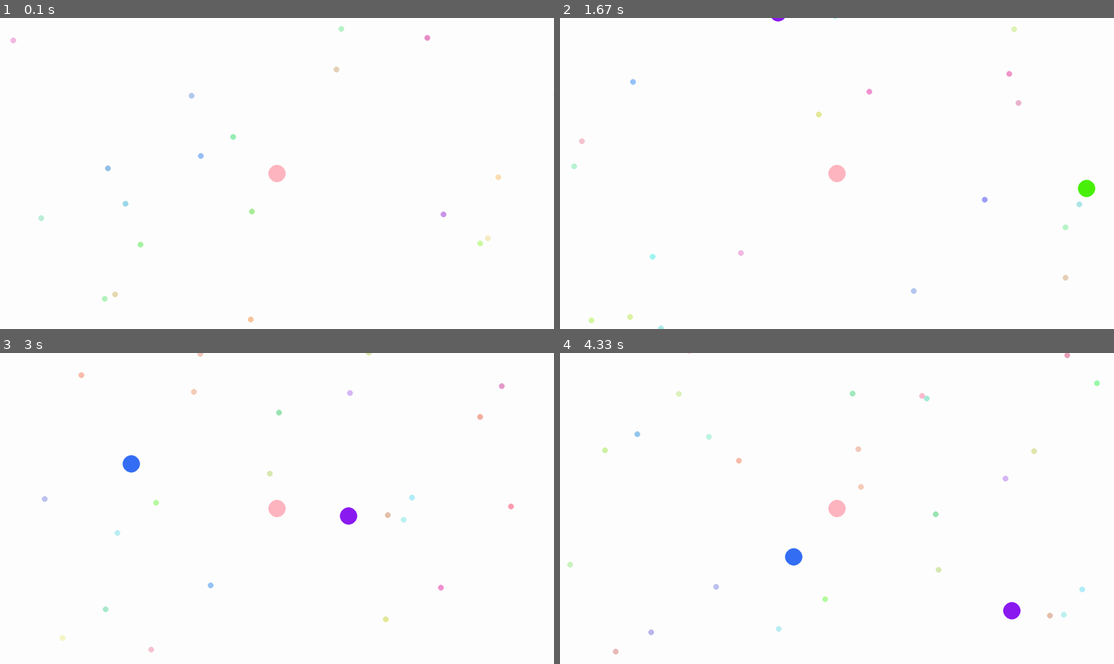
Above: before the commit, frames 1-4 (two rows, left to right).
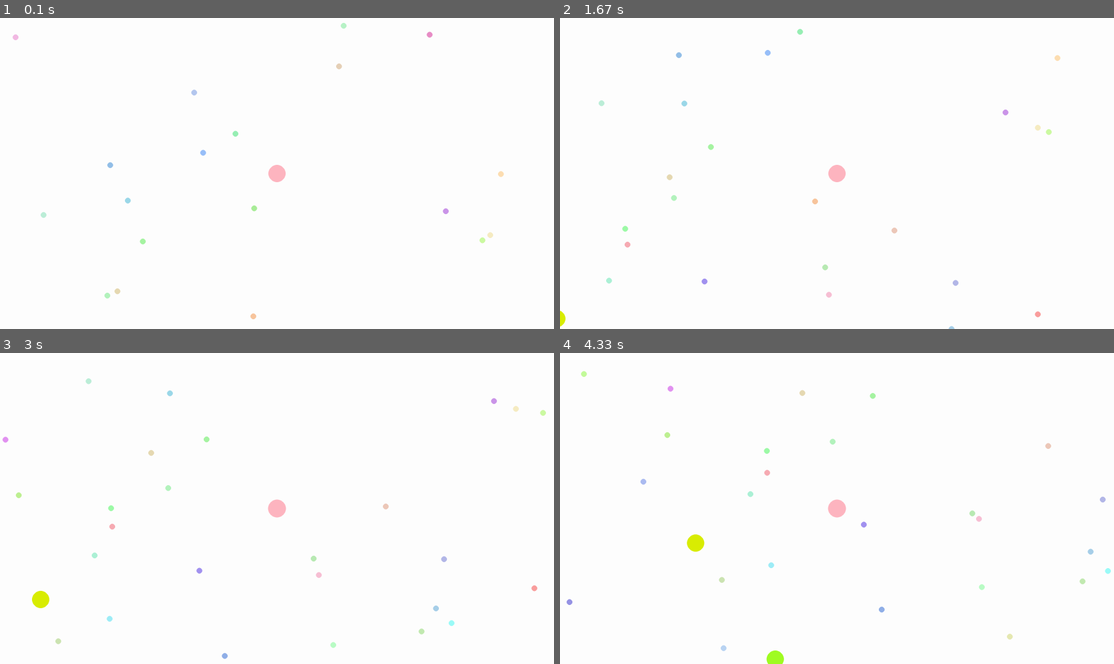
Above: after the commit, the same moments.

Repository: vpetrova23/Softeng-game-w6-7
Game: pygame game, started from main.py
The game is run twice, just before and just after one commit, with the same random seed, the same clock (stepped at 60 frames per second) and the same inputs.
Inputs (mouse positions are in pixels of both pictures, inside the frame that each line leads up to):
- Up to frame 1 (0.1 s): no input
- Up to frame 2 (1.67 s): click (842, 195) at 0.38 s; click (892, 241) at 0.72 s; click (1041, 282) at 1.05 s; click (637, 164) at 1.38 s
- Up to frame 3 (3 s): click (277, 545) at 1.72 s; click (199, 443) at 2.05 s; click (470, 589) at 2.38 s; click (94, 539) at 2.72 s
- Up to frame 4 (4.33 s): click (676, 449) at 3.05 s; click (704, 564) at 3.38 s; click (1036, 580) at 3.72 s; click (670, 623) at 4.05 s

The runs differ from the first frame. In frame 1, 0.5% of the frame differs, in the area x 1-100%, y 1-98%; in frame 2, 0.9%; in frame 3, 1.2%; in frame 4, 1.4%, in the area x 1-100%, y 0-100%.

Commit message:
de muis instellingen/verplaatsing aangepast in game en player

Diff:
--- a/game.py
+++ b/game.py
@@ -31,7 +31,7 @@
         # Update speler
         self.player.move()
         self.player.eat_food(self.world.foods)
-        self.player.handle_borders()
+
 
     # Update wereld (enemies en voedsel)
         self.world.update(delta_tijd)
--- a/import pygame.py
+++ /dev/null
@@ -1,368 +0,0 @@
-import math
-import random
-import colorsys
-
-import pygame
-
-SCREEN_WIDTH = 1200
-SCREEN_HEIGHT = 760
-FPS = 60
-
-WORLD_WIDTH = 5200
-WORLD_HEIGHT = 5200
-FOOD_TARGET_COUNT = 320
-ENEMY_COUNT = 10
-
-PLAYER_START_MASS = 225.0
-ENEMY_MIN_MASS = 120.0
-ENEMY_MAX_MASS = 420.0
-MAX_FOOD_VALUE = 5.0
-
-
-def clamp(value, low, high):
-    return max(low, min(high, value))
-
-
-def random_bright_color():
-    hue = random.random()
-    saturation = random.uniform(0.78, 1.0)
-    value = random.uniform(0.92, 1.0)
-    r, g, b = colorsys.hsv_to_rgb(hue, saturation, value)
-    return (int(r * 255), int(g * 255), int(b * 255))
-
-
-class Camera:
-    def __init__(self, width, height):
-        self.width = width
-        self.height = height
-        self.offset = pygame.Vector2(0, 0)
-
-    def resize(self, width, height):
-        self.width = width
-        self.height = height
-
-    def follow(self, target_position, world_width, world_height):
-        self.offset.x = target_position.x - self.width / 2
-        self.offset.y = target_position.y - self.height / 2
-        self.offset.x = clamp(self.offset.x, 0, world_width - self.width)
-        self.offset.y = clamp(self.offset.y, 0, world_height - self.height)
-
-    def world_to_screen(self, world_position):
-        return world_position - self.offset
-
-    def screen_to_world(self, screen_position):
-        return pygame.Vector2(screen_position) + self.offset
-
-
-class Entity:
-    def __init__(self, x, y, mass, color, name=""):
-        self.position = pygame.Vector2(x, y)
-        self.velocity = pygame.Vector2(0, 0)
-        self.mass = float(mass)
-        self.color = color
-        self.name = name
-
-    @property
-    def radius(self):
-        return max(8.0, math.sqrt(self.mass))
-
-    def speed(self):
-        return 200 / (self.radius ** 0.58)
-
-    def move(self, dt, world_width, world_height):
-        self.position += self.velocity * dt
-        self.position.x = clamp(self.position.x, self.radius, world_width - self.radius)
-        self.position.y = clamp(self.position.y, self.radius, world_height - self.radius)
-
-    def can_eat(self, other):
-        return self.mass > other.mass * 1.12
-
-    def overlaps_enough_to_eat(self, other):
-        distance = self.position.distance_to(other.position)
-        return distance < self.radius - other.radius * 0.2
-
-    def draw(self, surface, camera, font):
-        screen_pos = camera.world_to_screen(self.position)
-        center = (int(screen_pos.x), int(screen_pos.y))
-        pygame.draw.circle(surface, self.color, center, int(self.radius))
-        pygame.draw.circle(surface, (20, 20, 20), center, int(self.radius), 2)
-
-        if self.name:
-            label = font.render(self.name, True, (20, 20, 20))
-            label_rect = label.get_rect(center=center)
-            surface.blit(label, label_rect)
-
-
-class Player(Entity):
-    def __init__(self, x, y):
-        super().__init__(x, y, PLAYER_START_MASS, (93, 198, 255), "Jij")
-
-    def update(self, dt, world, camera):
-        mouse_position = pygame.mouse.get_pos()
-        target_world = camera.screen_to_world(mouse_position)
-        to_target = target_world - self.position
-        distance = to_target.length()
-
-        if distance > 0:
-            direction = to_target.normalize()
-            speed = self.speed()
-            if distance < 120:
-                speed *= distance / 120
-            self.velocity = direction * speed
-        else:
-            self.velocity.update(0, 0)
-
-        self.move(dt, world.width, world.height)
-
-
-class Enemy(Entity):
-    def __init__(self, x, y, mass, color, name):
-        super().__init__(x, y, mass, color, name)
-        angle = random.uniform(0, math.tau)
-        self.wander_direction = pygame.Vector2(math.cos(angle), math.sin(angle))
-        self.wander_time_left = random.uniform(0.35, 1.1)
-
-    def update(self, dt, world):
-        self.wander_time_left -= dt
-        if self.wander_time_left <= 0:
-            # Kies periodiek een nieuwe random richting.
-            angle = random.uniform(0, math.tau)
-            self.wander_direction = pygame.Vector2(math.cos(angle), math.sin(angle))
-            self.wander_time_left = random.uniform(0.35, 1.1)
-
-        self.velocity = self.wander_direction * self.speed() * 0.9
-        self.move(dt, world.width, world.height)
-
-
-class Food:
-    def __init__(self, x, y, value, color):
-        self.position = pygame.Vector2(x, y)
-        self.value = value
-        self.radius = int(max(2, self.value + 1.5))
-        self.color = color
-
-    @classmethod
-    def random(cls, world_width, world_height):
-        x = random.uniform(0, world_width)
-        y = random.uniform(0, world_height)
-        value = random.uniform(1.8, MAX_FOOD_VALUE)
-        color = (
-            random.randint(120, 255),
-            random.randint(120, 255),
-            random.randint(120, 255),
-        )
-        return cls(x, y, value, color)
-
-    def draw(self, surface, camera):
-        screen_pos = camera.world_to_screen(self.position)
-        pygame.draw.circle(surface, self.color, (int(screen_pos.x), int(screen_pos.y)), self.radius)
-
-
-class World:
-    def __init__(self, width, height):
-        self.width = width
-        self.height = height
-        self.player = None
-        self.enemies = []
-        self.food = []
-        self.reset()
-
-    def reset(self):
-        self.player = Player(self.width / 2, self.height / 2)
-        self.enemies = []
-
-        for i in range(ENEMY_COUNT):
-            x = random.uniform(120, self.width - 120)
-            y = random.uniform(120, self.height - 120)
-            mass = random.uniform(ENEMY_MIN_MASS, ENEMY_MAX_MASS)
-            color = random_bright_color()
-            self.enemies.append(Enemy(x, y, mass, color, f"Bot {i + 1}"))
-
-        self.food = [Food.random(self.width, self.height) for _ in range(FOOD_TARGET_COUNT)]
-
-    def ensure_food(self):
-        while len(self.food) < FOOD_TARGET_COUNT:
-            self.food.append(Food.random(self.width, self.height))
-
-    def eat_food(self, entity):
-        eaten = []
-        for pellet in self.food:
-            if entity.position.distance_to(pellet.position) < entity.radius + pellet.radius:
-                entity.mass += pellet.value
-                eaten.append(pellet)
-
-        if eaten:
-            self.food = [pellet for pellet in self.food if pellet not in eaten]
-
-    def resolve_eating(self):
-        game_over = False
-        surviving_enemies = []
-
-        for enemy in self.enemies:
-            if self.player.can_eat(enemy) and self.player.overlaps_enough_to_eat(enemy):
-                self.player.mass += enemy.mass * 0.85
-                continue
-
-            if enemy.can_eat(self.player) and enemy.overlaps_enough_to_eat(self.player):
-                game_over = True
-                surviving_enemies.append(enemy)
-                continue
-
-            surviving_enemies.append(enemy)
-
-        self.enemies = surviving_enemies
-
-        i = 0
-        while i < len(self.enemies):
-            eater = self.enemies[i]
-            j = i + 1
-
-            while j < len(self.enemies):
-                other = self.enemies[j]
-
-                if eater.can_eat(other) and eater.overlaps_enough_to_eat(other):
-                    eater.mass += other.mass * 0.85
-                    self.enemies.pop(j)
-                    continue
-
-                if other.can_eat(eater) and other.overlaps_enough_to_eat(eater):
-                    other.mass += eater.mass * 0.85
-                    self.enemies.pop(i)
-                    i -= 1
-                    break
-
-                j += 1
-
-            i += 1
-
-        return game_over
-
-
-class Game:
-    def __init__(self):
-        pygame.init()
-        pygame.display.set_caption("Agar.io - Class Structuur")
-        self.screen = pygame.display.set_mode((SCREEN_WIDTH, SCREEN_HEIGHT), pygame.RESIZABLE)
-        self.clock = pygame.time.Clock()
-
-        self.title_font = pygame.font.SysFont("arial", 24)
-        self.text_font = pygame.font.SysFont("arial", 18)
-
-        self.world = World(WORLD_WIDTH, WORLD_HEIGHT)
-        self.camera = Camera(*self.screen.get_size())
-        self.game_over = False
-
-    def restart(self):
-        self.world.reset()
-        self.game_over = False
-
-    def handle_events(self):
-        running = True
-
-        for event in pygame.event.get():
-            if event.type == pygame.QUIT:
-                running = False
-            elif event.type == pygame.VIDEORESIZE:
-                self.screen = pygame.display.set_mode((event.w, event.h), pygame.RESIZABLE)
-                self.camera.resize(event.w, event.h)
-            elif event.type == pygame.KEYDOWN:
-                if event.key == pygame.K_r and self.game_over:
-                    self.restart()
-
-        return running
-
-    def update(self, dt):
-        self.world.player.update(dt, self.world, self.camera)
-
-        for enemy in self.world.enemies:
-            enemy.update(dt, self.world)
-
-        self.world.eat_food(self.world.player)
-        for enemy in self.world.enemies:
-            self.world.eat_food(enemy)
-
-        self.game_over = self.world.resolve_eating()
-        self.world.ensure_food()
-
-    def draw_grid(self):
-        spacing = 80
-        left = int(self.camera.offset.x // spacing) * spacing
-        top = int(self.camera.offset.y // spacing) * spacing
-        right = int(self.camera.offset.x + self.camera.width)
-        bottom = int(self.camera.offset.y + self.camera.height)
-
-        grid_color = (230, 236, 240)
-        for x in range(left, right + spacing, spacing):
-            start = self.camera.world_to_screen(pygame.Vector2(x, top))
-            end = self.camera.world_to_screen(pygame.Vector2(x, bottom))
-            pygame.draw.line(self.screen, grid_color, start, end, 1)
-
-        for y in range(top, bottom + spacing, spacing):
-            start = self.camera.world_to_screen(pygame.Vector2(left, y))
-            end = self.camera.world_to_screen(pygame.Vector2(right, y))
-            pygame.draw.line(self.screen, grid_color, start, end, 1)
-
-    def draw_ui(self):
-        score = int(self.world.player.mass - PLAYER_START_MASS)
-        lines = [
-            f"Score: {max(0, score)}",
-            f"Massa: {int(self.world.player.mass)}",
-            f"Enemies over: {len(self.world.enemies)}",
-            "Besturing: beweeg met je muis",
-        ]
-
-        y = 10
-        for line in lines:
-            text = self.title_font.render(line, True, (30, 30, 30))
-            self.screen.blit(text, (12, y))
-            y += 28
-
-        if self.game_over:
-            overlay = pygame.Surface(self.screen.get_size(), pygame.SRCALPHA)
-            overlay.fill((0, 0, 0, 140))
-            self.screen.blit(overlay, (0, 0))
-
-            title = self.title_font.render("Game Over", True, (255, 255, 255))
-            detail = self.text_font.render("Druk op R om opnieuw te starten", True, (255, 255, 255))
-            title_rect = title.get_rect(center=(self.camera.width // 2, self.camera.height // 2 - 20))
-            detail_rect = detail.get_rect(center=(self.camera.width // 2, self.camera.height // 2 + 14))
-
-            self.screen.blit(title, title_rect)
-            self.screen.blit(detail, detail_rect)
-
-    def draw(self):
-        self.screen.fill((245, 249, 251))
-        self.draw_grid()
-
-        for pellet in self.world.food:
-            pellet.draw(self.screen, self.camera)
-
-        for enemy in self.world.enemies:
-            enemy.draw(self.screen, self.camera, self.text_font)
-
-        self.world.player.draw(self.screen, self.camera, self.text_font)
-        self.draw_ui()
-
-        pygame.display.flip()
-
-    def run(self):
-        running = True
-        while running:
-            dt = self.clock.tick(FPS) / 1000.0
-            running = self.handle_events()
-
-            if not self.game_over:
-                self.update(dt)
-
-            self.camera.follow(self.world.player.position, self.world.width, self.world.height)
-            self.draw()
-
-        pygame.quit()
-
-
-def main():
-    Game().run()
-
-
-if __name__ == "__main__":
-    main()
--- a/player.py
+++ b/player.py
@@ -1,5 +1,5 @@
 from entity import Entity
-from settings import ENTITY_START_RADIUS, PLAYER_COLOR, WORLD_HEIGHT, WORLD_WIDTH
+from settings import ENTITY_START_RADIUS, PLAYER_COLOR, WORLD_HEIGHT, WORLD_WIDTH, SCREEN_HEIGHT, SCREEN_WIDTH
 import pygame
 import math
 
@@ -18,8 +18,8 @@
         # Laat de speler de muis volgen
         mouse_x, mouse_y = pygame.mouse.get_pos()
 
-        dx = mouse_x - self.pos_x
-        dy = mouse_y - self.pos_y
+        dx = mouse_x - SCREEN_WIDTH / 2  # Bereken de afstand van de muis tot het midden van het scherm
+        dy = mouse_y - SCREEN_HEIGHT / 2
 
         distance = math.hypot(dx, dy)
         if distance > 0:
@@ -28,8 +28,8 @@
             dy /= distance
 
             # Beweeg met de huidige speed
-            self.pos_x += dx * self.speed
-            self.pos_y += dy * self.speed
+            self.vx = dx * self.speed
+            self.vy = dy * self.speed
         else:
             # als er geen beweging is, zet snelheid op 0
             self.vx = 0.0
